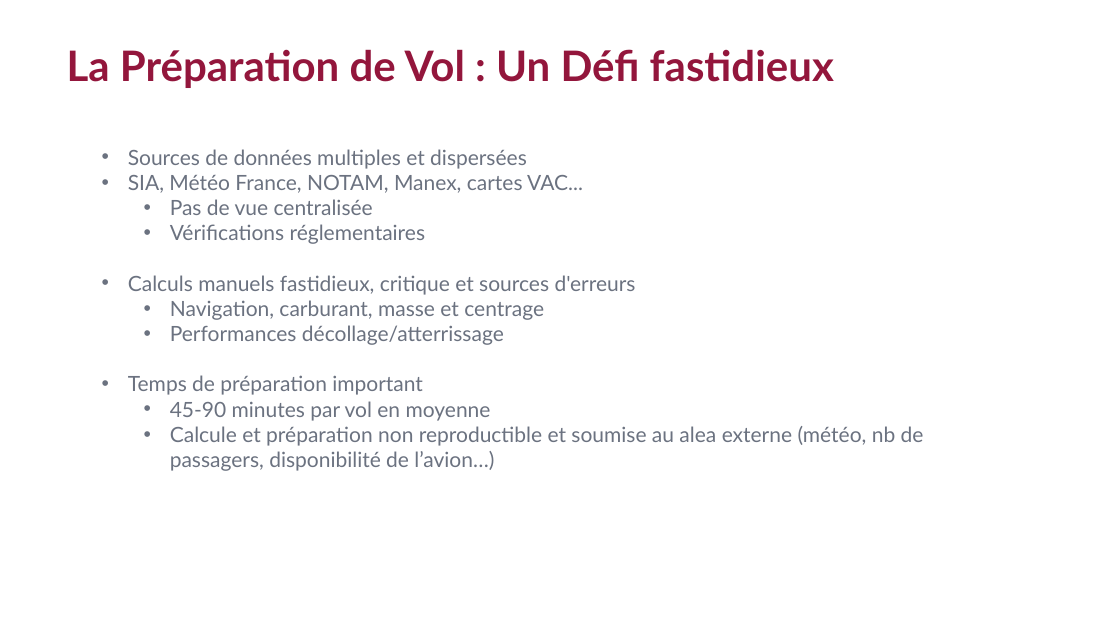
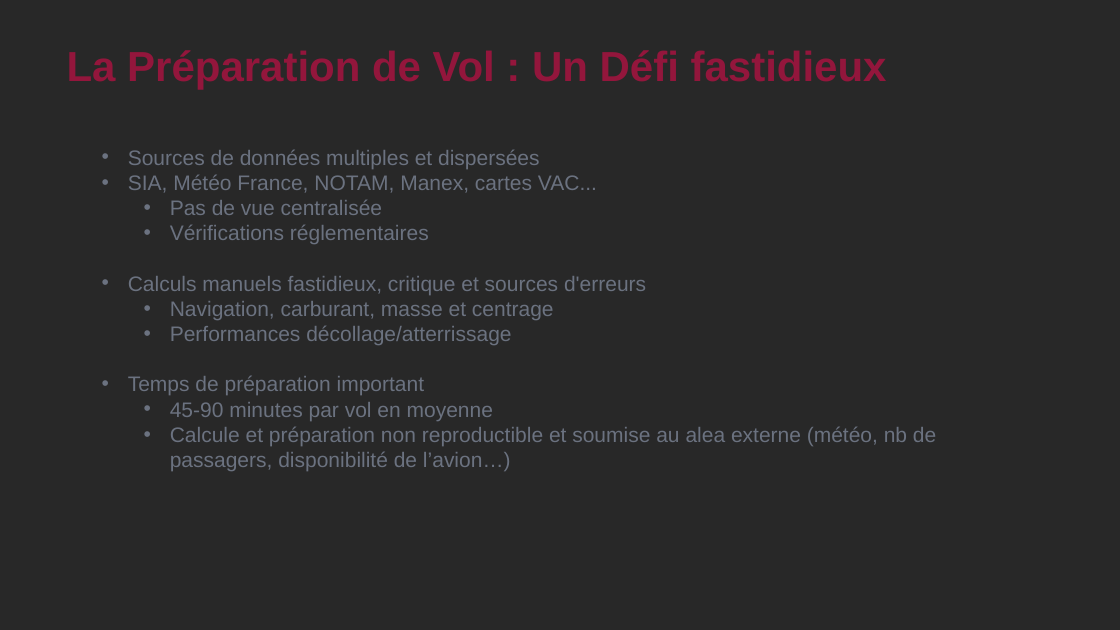
Before and after one commit to Ne0hermes/alflight, a slide deck: slide 2 of ALFlight_Presentation_Complete.pptx (slide 3 before the commit). Drawn at 1120x630 pixels with LibreOffice and Linux fonts; fonts in the diff are those of the drawing. Boxes give left, top, right and bottom in pixels: in the first picture for what was removed or moved away, otherwise in the second. Text is boxed around its words. In the diff, an @@ line names an element or a change of style, - is before the commit and + after.

```diff
--- a/ALFlight_Presentation_Complete.pptx
+++ b/ALFlight_Presentation_Complete.pptx
@@ background #FFFFFF to #282828 @@
@@ text removed at [67, 49, 834, 88] @@
-La Préparation de Vol : Un Défi fastidieux
@@ text "Sources de données multiples et ..." at [128, 149, 936, 471]: font Lato to Arial @@
```
Also in this commit, not shown: 30 other slides changed, 1 slide added, 2 slides removed, 1 other file.
